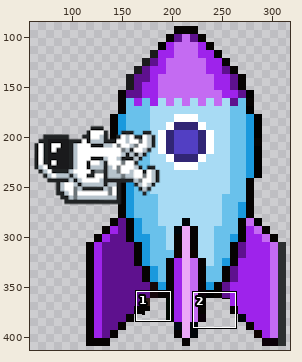
Two versions of one sprite sheet, Assets/Sprites/GameObjects/rocket-off.png. The picture above shows the old version from afar; the outline marks the close-up.
Close-up. Old version:
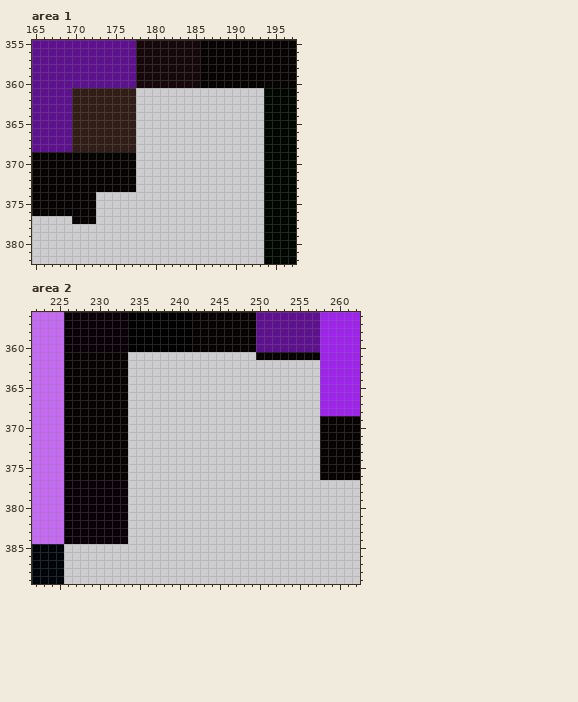
The file is 512x512 pixels. Pixels under 10% opacity are left out. Colours within 5 levels of each other are drawn and written as one. Shown: area 1: x 165..197, y 355..382; area 2: x 222..262, y 356..389. The old version is drawn lined up with the new one. The wide view leaves out empty margins. The commit also changed other parts of the picture, which this record leaves out.
Now the later version:
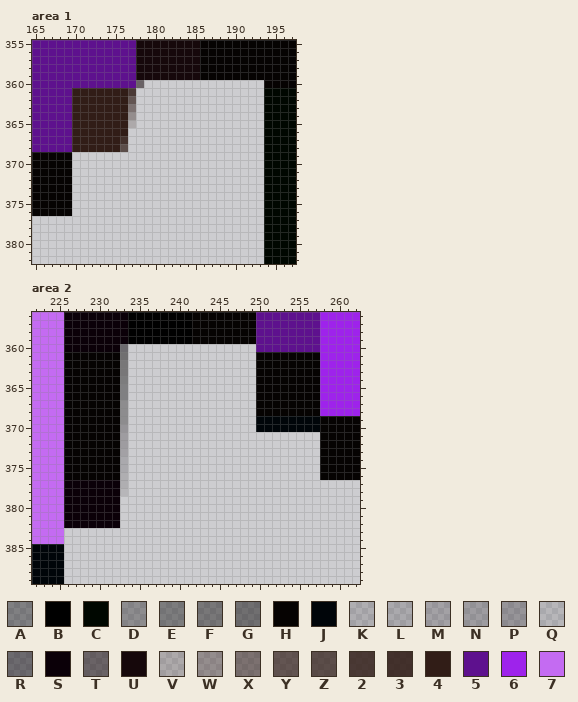
Palette (. is transparent): A #00000060  B #000000  C #000700  D #05040352  E #05040367  F #0504036d  G #05040377  H #060302  J #000509  K #08010727  L #0801072d  M #08010737  N #0801073d  P #08010747  Q #0802091d  R #0803087d  S #0b0008  T #14060988  U #16080b  V #311d1734  W #311d175d  X #311d1785  Y #311d17ae  Z #311d17ba  2 #311d17d6  3 #311d17e2  4 #311d17  5 #5e118e  6 #9e23eb  7 #c46bf2
Change:
whole drawing moved by -38,-7 (the old picture is shown already moved)
Area 1:
y 360: x 178..193 UUUUUUUUHHHHHHHH -> T...............
y 361: x 177 4 -> 2
y 362: x 177 4 -> Y
y 363: x 177 4 -> X
y 364: x 177 4 -> W
y 365: x 177 4 -> V
y 366: x 177 4 -> .
y 367: x 176..177 44 -> 3.
y 368: x 176..177 44 -> Z.
y 369..373: x 170..177 HHHHHHHH -> ........
y 374..377: x 170..172 HHH -> ...
Area 2:
y 360: x 233..249 SBBBBBBBBHHHHHHHH -> R................
y 361: x 233 H -> G
y 362..363: x 233 H -> F; x 250..257 ........ -> HHHHHHHH
y 364: x 233 H -> E; x 250..257 ........ -> HHHHHHHH
y 365..366: x 233 H -> A; x 250..257 ........ -> HHHHHHHH
y 367..368: x 233 H -> D; x 250..257 ........ -> HHHHHHHH
y 369: x 233 H -> D; x 250..257 ........ -> JJJJJJJJ
y 370: x 233 H -> P; x 250..257 ........ -> JJJJJJJJ
y 371..372: x 233 H -> N
y 373: x 233 H -> M
y 374..375: x 233 H -> L
y 376: x 233 H -> K
y 377: x 233 S -> K
y 378: x 233 S -> Q
y 379..382: x 233 S -> .
y 383..384: x 226..233 SSSSSSSS -> ........
